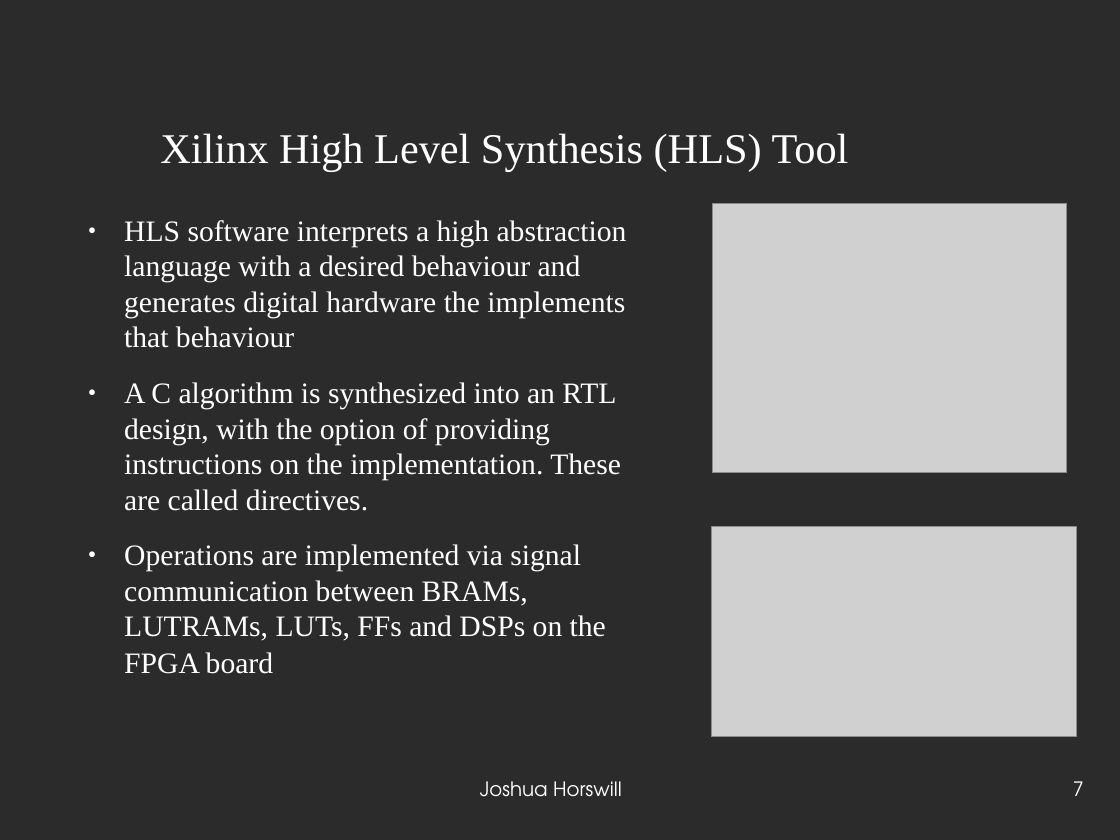
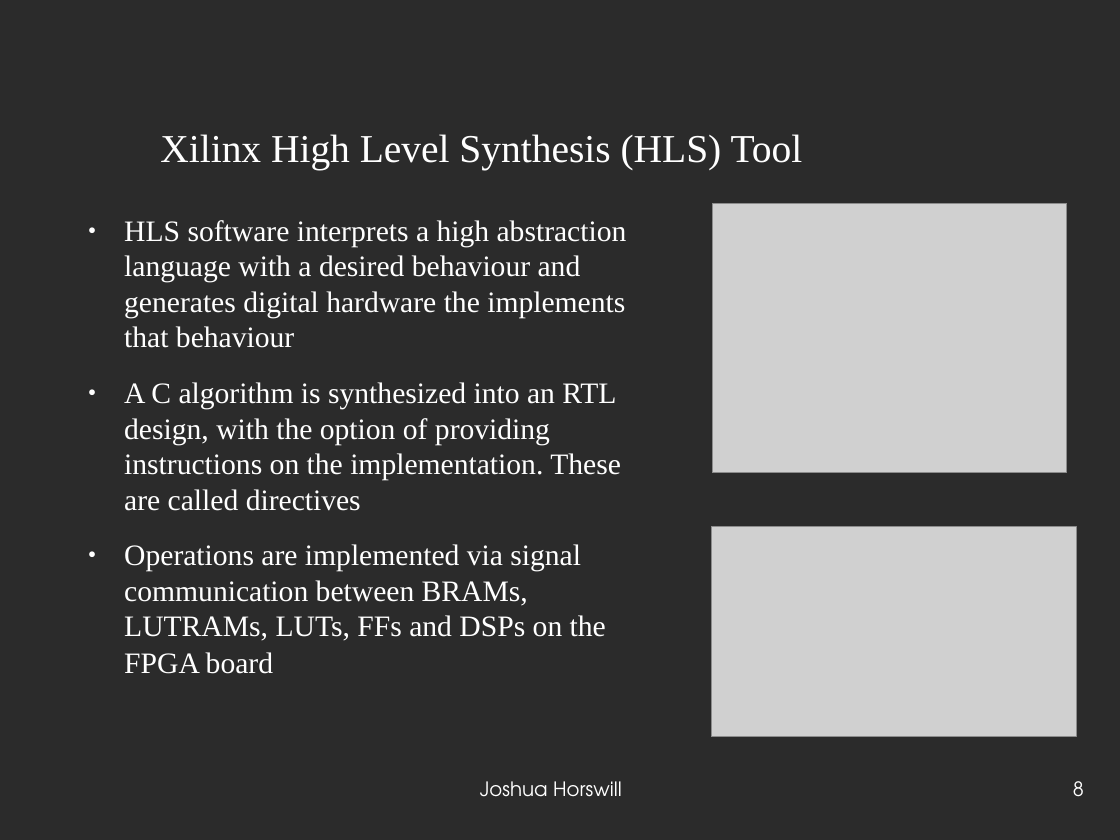
Before and after one commit to JoshCodesPhysics/dune_project, a slide deck: slide 8 of dune_notes/dune_pres/dune_project_pres.odp (slide 7 before the commit). Drawn at 1120x840 pixels with LibreOffice and Linux fonts; fonts in the diff are those of the drawing; grey boxes stand for pictures; background and template pictures are left out; a plain dark background stands for a picture behind light text. Boxes give left, top, right and bottom in pixels: in the first picture for what was removed or moved away, otherwise in the second. Text is boxed around its words. In the diff, an @@ line names an element or a change of style, - is before the commit and + after.

```diff
--- a/dune_notes/dune_pres/dune_project_pres.odp
+++ b/dune_notes/dune_pres/dune_project_pres.odp
@@ title "Xilinx High Level Synthesis (HLS) ..." at <box>160,134,803,170</box>: size 30 to 28 pt @@
@@ text at <box>124,382,621,511</box>: text changed @@
-● A C algorithm is synthesized into an RTL design, with the option of providing instructions on the implementation. These are called directives.
+● A C algorithm is synthesized into an RTL design, with the option of providing instructions on the implementation. These are called directives
@@ page number at <box>1073,781,1084,797</box>: text changed @@
-7
+8
```
Also in this commit, not shown: 10 other slides changed, 9 slides added, 1 slide removed, 4 other files.
